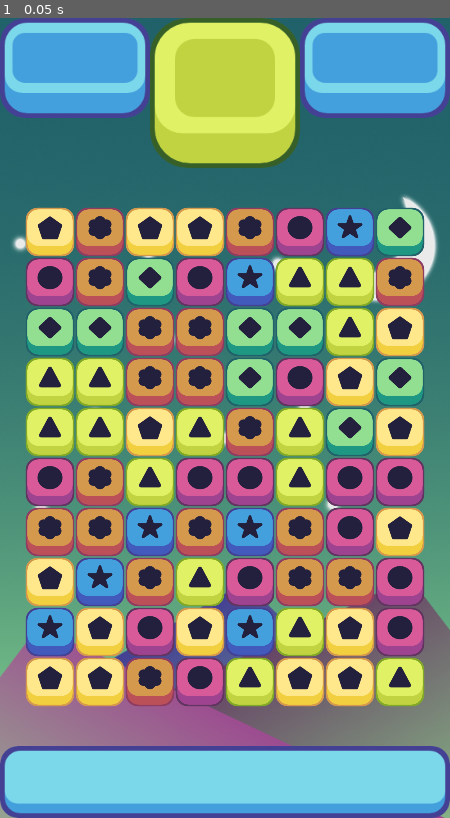
Above: before the commit, frame 1.
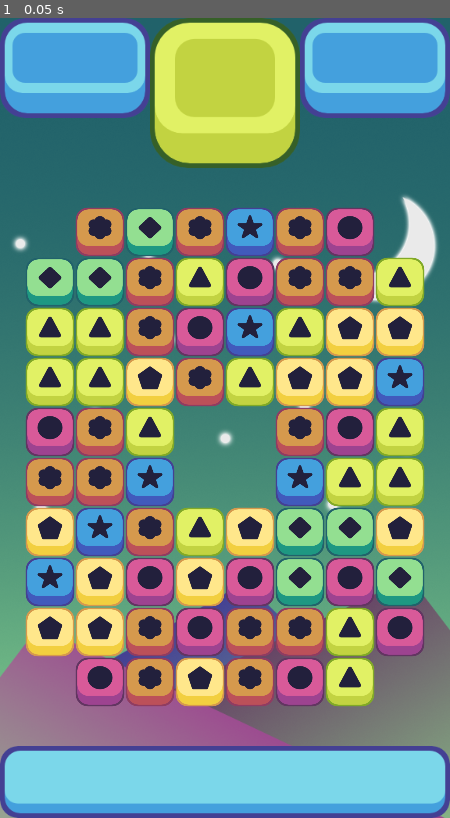
Above: after the commit, the same moment.

Repository: DeXoteric/G_Match3
Game: Godot game, scene res://scenes/GameWIndow.tscn
The game is run twice, just before and just after one commit, with the same random seed, the same clock (stepped at 60 frames per second) and the same inputs.
Inputs:
- Up to frame 1 (0.05 s): no input

The runs differ from the first frame. In frame 1, 37% of the frame differs, in the area x 5-95%, y 23-86%.

Commit message:
Taft Episode 17

Diff:
--- a/G_Match3/scenes/GameWIndow.tscn
+++ b/G_Match3/scenes/GameWIndow.tscn
@@ -40,6 +40,7 @@
 y_start = 850
 offset = 64
 y_offset = 3
+empty_spaces = PoolVector2Array( 0, 0, 7, 0, 0, 9, 7, 9, 3, 4, 3, 5, 4, 4, 4, 5 )
 
 [node name="DestroyTimer" type="Timer" parent="."]
 wait_time = 0.5
--- a/G_Match3/scripts/Grid.gd
+++ b/G_Match3/scripts/Grid.gd
@@ -9,6 +9,7 @@
 export var y_start: int
 export var offset: int
 export var y_offset: int
+export var empty_spaces: PoolVector2Array
 
 var possible_pieces = [
 preload("res://scenes/BluePiece.tscn"),
@@ -41,6 +42,13 @@
 		touch_input()
 
 
+func restricted_movement(place):
+	for i in empty_spaces.size():
+		if empty_spaces[i] == place:
+			return true
+	return false
+
+
 func make_2d_array():
 	var array = []
 	for i in width:
@@ -53,16 +61,17 @@
 func spawn_pieces():
 	for i in width:
 		for j in height:
-			var rand = floor(rand_range(0, possible_pieces.size()))
-			var piece = possible_pieces[rand].instance()
-			var loops = 0
-			while(match_at(i, j, piece.color) && loops < 100):
-				rand = floor(rand_range(0, possible_pieces.size()))
-				loops += 1
-				piece = possible_pieces[rand].instance()
-			add_child(piece)
-			piece.position = grid_to_pixel(i, j)
-			all_pieces[i][j] = piece
+			if !restricted_movement(Vector2(i, j)):
+				var rand = floor(rand_range(0, possible_pieces.size()))
+				var piece = possible_pieces[rand].instance()
+				var loops = 0
+				while(match_at(i, j, piece.color) && loops < 100):
+					rand = floor(rand_range(0, possible_pieces.size()))
+					loops += 1
+					piece = possible_pieces[rand].instance()
+				add_child(piece)
+				piece.position = grid_to_pixel(i, j)
+				all_pieces[i][j] = piece
 
 
 func match_at(i, j, color):
@@ -194,7 +203,7 @@
 func collapse_columns():
 	for i in width:
 		for j in height:
-			if all_pieces[i][j] == null:
+			if all_pieces[i][j] == null && !restricted_movement(Vector2(i, j)):
 				for k in range(j + 1, height):
 					if all_pieces[i][k] != null:
 						all_pieces[i][k].move(grid_to_pixel(i, j))
@@ -207,7 +216,7 @@
 func refill_columns():
 	for i in width:
 		for j in height:
-			if all_pieces[i][j] == null:
+			if all_pieces[i][j] == null && !restricted_movement(Vector2(i, j)):
 				var rand = floor(rand_range(0, possible_pieces.size()))
 				var piece = possible_pieces[rand].instance()
 				var loops = 0
